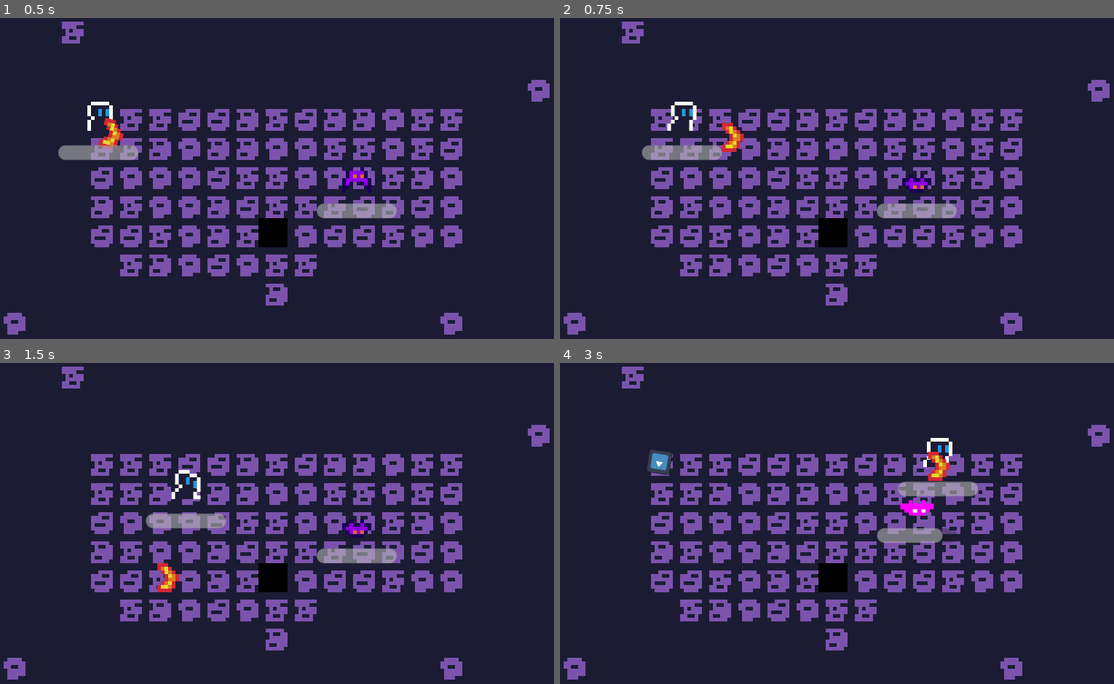
Above: before the commit, frames 1-4 (two rows, left to right).
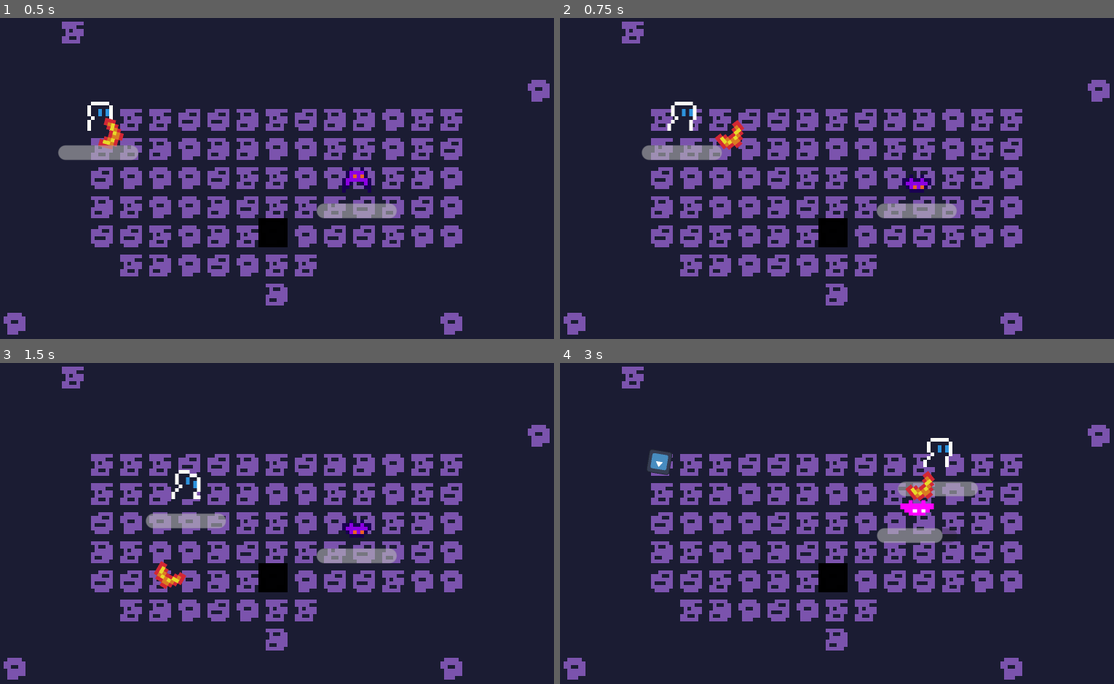
Above: after the commit, the same moments.

Repository: Renan-G-projec/DungeonWarrior
Game: Godot game, scene res://scenes/main.tscn
The game is run twice, just before and just after one commit, with the same random seed, the same clock (stepped at 60 frames per second) and the same inputs. The engine's default icon, where the game draws it, is replaced by a stand-in: a white triangle on a blue panel in a dark square.
Inputs (mouse positions are in pixels of both pictures, inside the frame that each line leads up to):
- Up to frame 1 (0.5 s): no input
- Up to frame 2 (0.75 s): tap Enter (ui_accept) at 0.5 s; move the mouse to (981, 165) at 0.52 s; hold D (walk_right) from 0.53 s (still down); tap E (Interact) at 0.6 s; click (981, 165) at 0.67 s
- Up to frame 3 (1.5 s): tap Enter (ui_accept) at 0.77 s; move the mouse to (177, 542) at 1.27 s; release D (walk_right) at 1.28 s; hold Down (ui_down) from 1.28 s (still down); click (177, 542) at 1.35 s
- Up to frame 4 (3 s): tap Enter (ui_accept) at 1.52 s; move the mouse to (909, 456) at 2.02 s; release Down (ui_down) at 2.03 s; hold D (walk_right) 2.03-2.78 s; tap Shift (dash) at 2.1 s; move the mouse to (820, 590) at 2.77 s; hold Up (ui_up) from 2.78 s (still down); tap Alt at 2.85 s; click (820, 590) at 2.92 s

Frame 1 is identical in both runs. In frame 2, 0.3% of the frame differs, in the area x 27-34%, y 31-42%; in frame 3, 0.3%; in frame 4, 0.5%, in the area x 62-71%, y 27-44%.

Commit message:
feat: Added rotation to boomerang. AMDG

Diff:
--- a/features/weapons/bullets/boomerang/boomerang_bullet.gd
+++ b/features/weapons/bullets/boomerang/boomerang_bullet.gd
@@ -17,7 +17,7 @@
 	if _is_coming_back:
 		var target_position: Vector2 = _player_ref.global_position - global_position
 		var target_velocity: Vector2 = target_position.normalized() * speed
-		velocity = velocity.lerp(target_velocity, 0.4)
+		velocity = velocity.lerp(target_velocity, 0.05)
 	else:
 		velocity = velocity.lerp(Vector2.ZERO, 0.2);
 		if velocity.length() <= 32:
@@ -25,6 +25,7 @@
 			set_collision_mask_value(5, false)
 			set_collision_mask_value(1, true)
 
+	rotation += 0.3
 	global_position += velocity * delta
 
 func _on_body_entered(body: Node2D) -> void:
